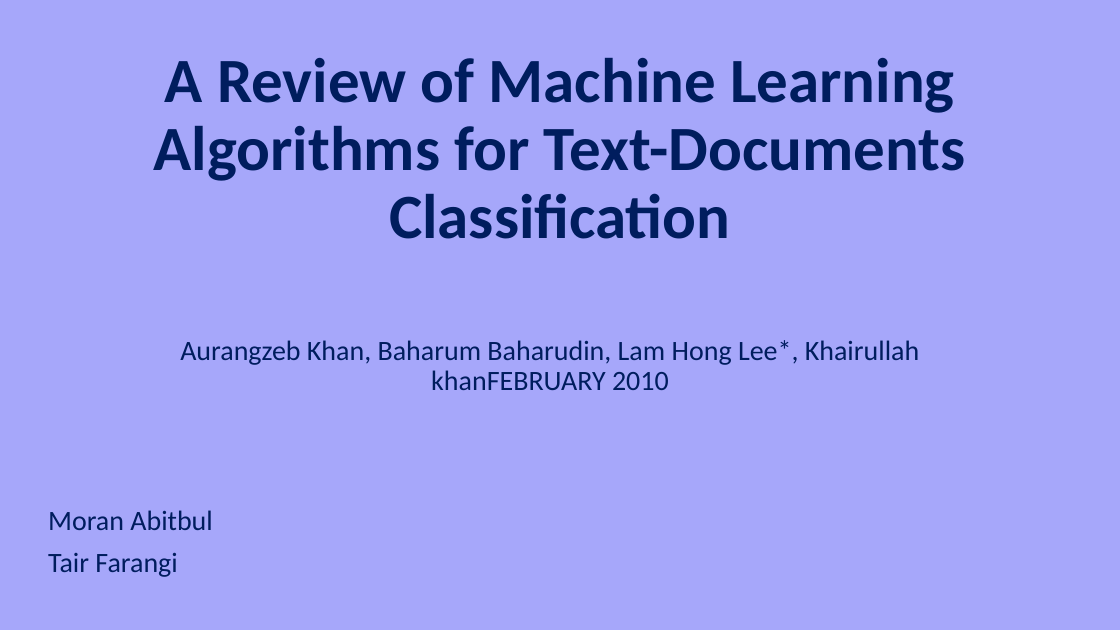
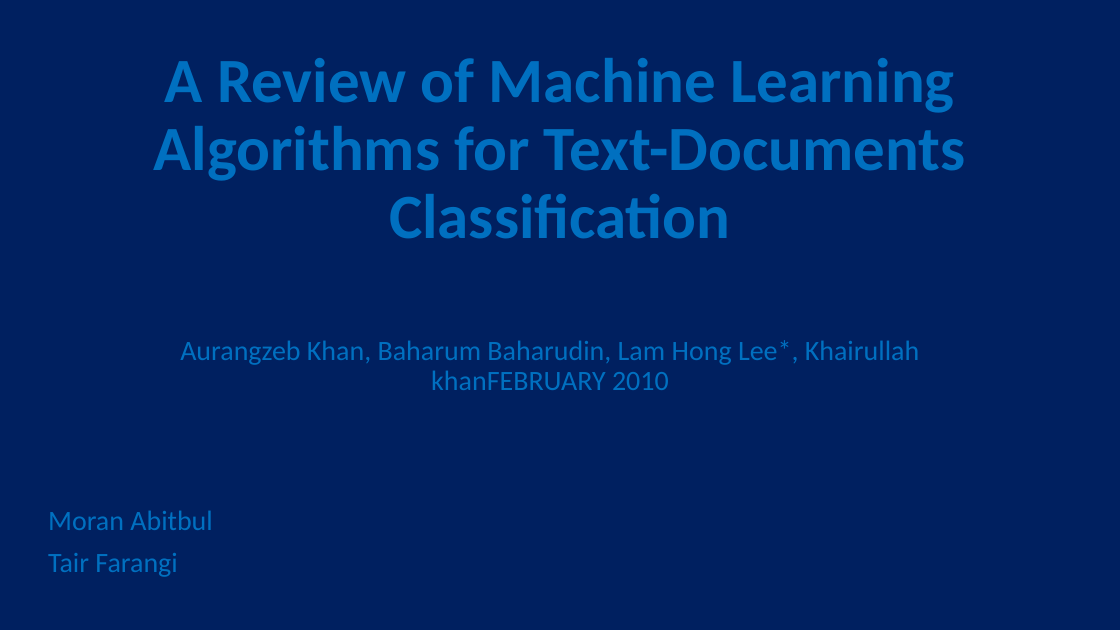
Before and after one commit to moran-abitbul/PreFix, a slide deck: slide 1 of server/uploads/updated-test.pptx. Drawn at 1120x630 pixels with LibreOffice and Linux fonts; fonts in the diff are those of the drawing. Boxes give left, top, right and bottom in pixels: in the first picture for what was removed or moved away, otherwise in the second. Text is boxed around its words. In the diff, an @@ line names an element or a change of style, - is before the commit and + after.

```diff
--- a/server/uploads/updated-test.pptx
+++ b/server/uploads/updated-test.pptx
@@ background #A6A7FA to #002060 @@
@@ text colour #001D5E to #0070C0 in 3 elements at [154, 58, 966, 239], [180, 340, 919, 390], [48, 510, 212, 577] @@
```
Also in this commit, not shown: 6 other slides changed, 16 other files.
